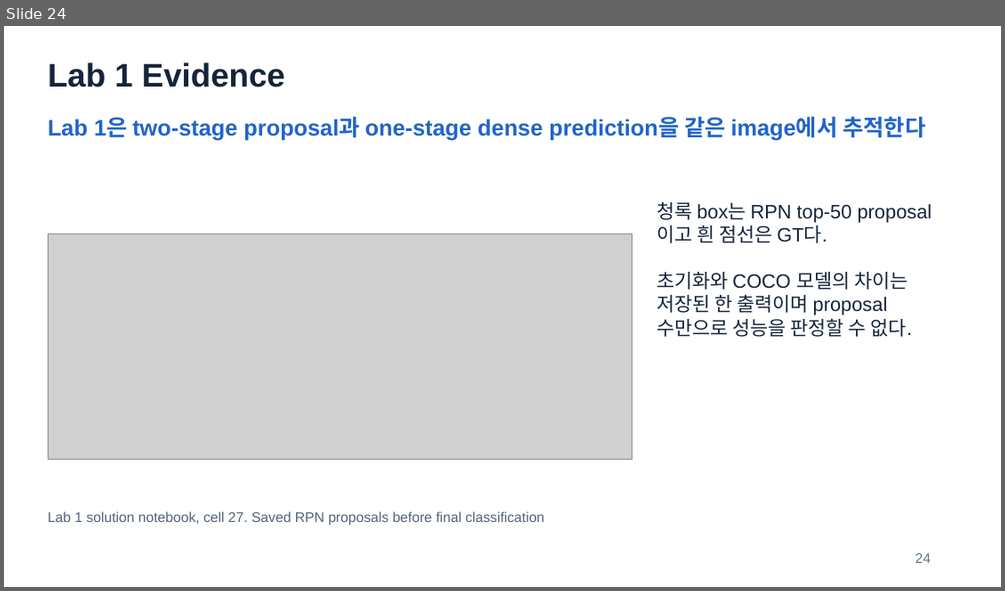
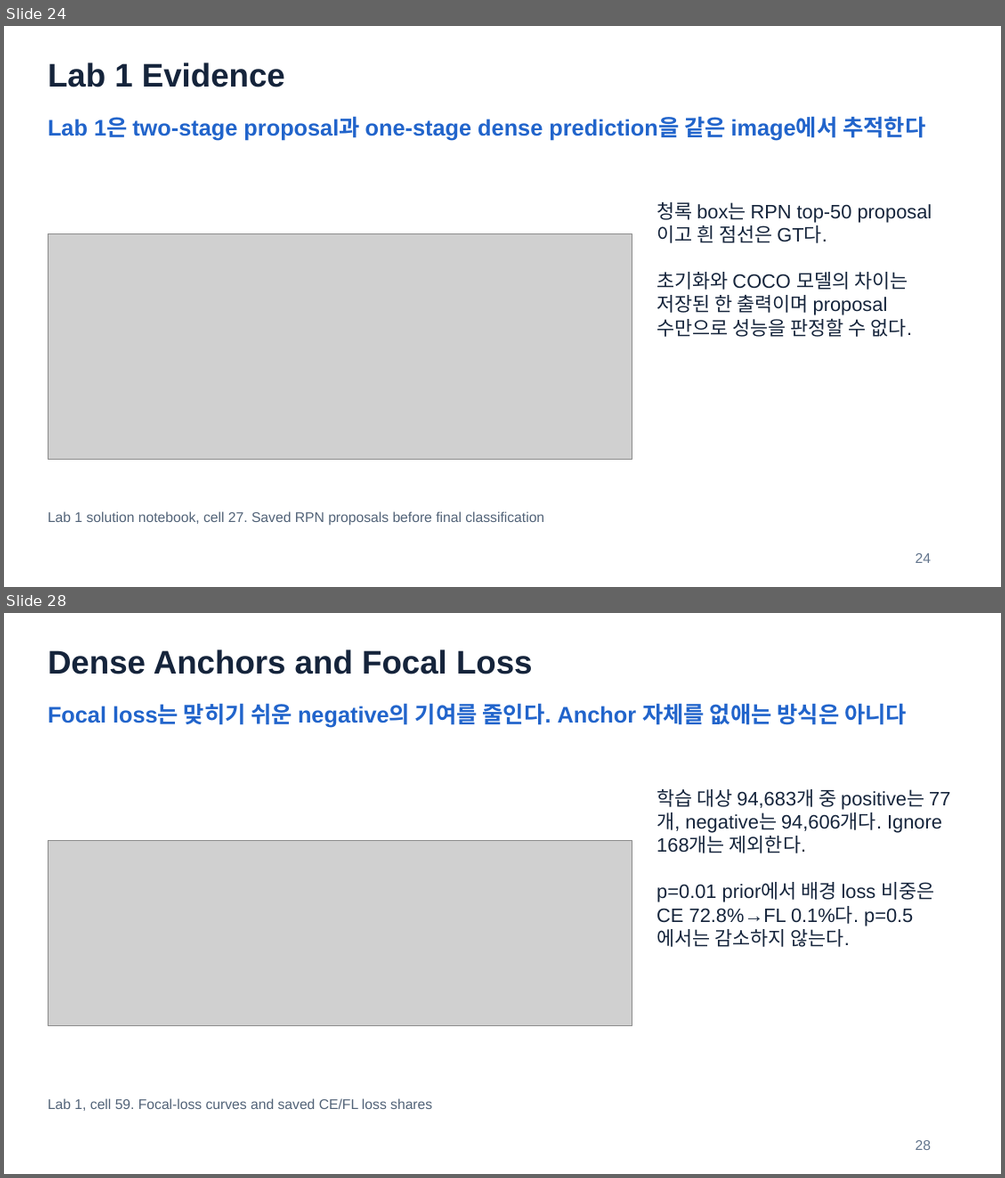
Before and after one commit to HyeonWooNa0861/HyeonWooNa0861.github.io, a slide deck: assets/presentations/study/autonomous-driving/adc-midterm-review-slides.pptx. Shown one above the other, each under a label of ours: slide 24 before the commit, slides 24 and 28 after it; the slides between them are not shown. The pictures are 1005x591 and 1005x1178 pixels, drawn with LibreOffice and Linux fonts; fonts in the diff are those of the drawing; grey boxes stand for pictures. Boxes give left, top, right and bottom in pixels: in the first picture for what was removed or moved away, otherwise in the second. Text is boxed around its words. In the diff, an @@ line names an element or a change of style, - is before the commit and + after.

```diff
--- a/assets/presentations/study/autonomous-driving/adc-midterm-review-slides.pptx
+++ b/assets/presentations/study/autonomous-driving/adc-midterm-review-slides.pptx
@@ slide 28 added at (x1=4, y1=613, x2=1001, y2=1174), background #FFFFFF @@
@@ text added at (x1=48, y1=649, x2=533, y2=674), 31.5 pt, text #15243B, bold @@
+Dense Anchors and Focal Loss
@@ text added at (x1=48, y1=703, x2=906, y2=727), 21.8 pt, text #2164CB, bold @@
+Focal loss는 맞히기 쉬운 negative의 기여를 줄인다. Anchor 자체를 없애는 방식은 아니다
@@ text added at (x1=656, y1=789, x2=942, y2=947), 18.8 pt, text #15243B @@
+학습 대상 94,683개 중 positive는 77개, negative는 94,606개다. Ignore 168개는 제외한다.
+p=0.01 prior에서 배경 loss 비중은 CE 72.8%→FL 0.1%다. p=0.5에서는 감소하지 않는다.
@@ picture added at (x1=48, y1=840, x2=631, y2=1025) @@
@@ text added at (x1=48, y1=1098, x2=432, y2=1111), 13.5 pt, text #526378 @@
+Lab 1, cell 59. Focal-loss curves and saved CE/FL loss shares
@@ text added at (x1=915, y1=1140, x2=930, y2=1150), 13.5 pt, text #62748C @@
+28
```
Also in this commit, not shown: 2 slides changed, 10 other slides added, 2 other files.
